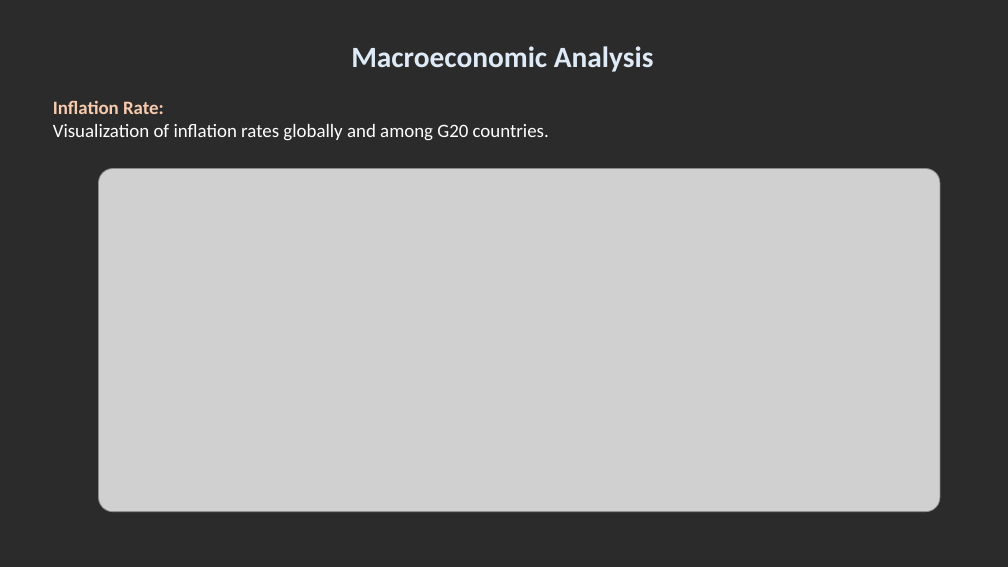
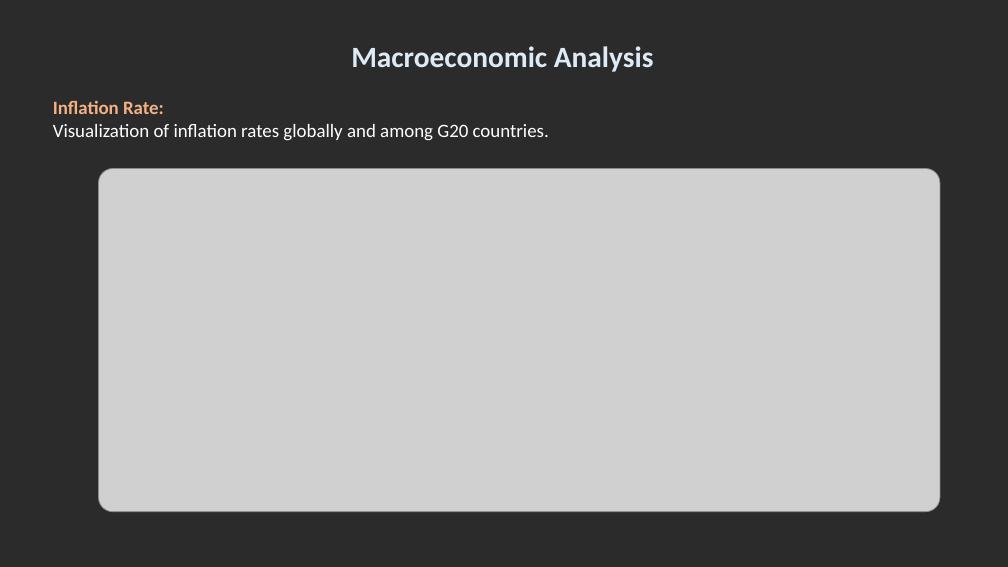
Before and after one commit to jash1112/Project_3, a slide deck: slide 6 of Presentation.pptx (slide 4 before the commit). Drawn at 1008x567 pixels with LibreOffice and Linux fonts; fonts in the diff are those of the drawing; grey boxes stand for pictures; background and template pictures are left out; a plain dark background stands for a picture behind light text. Boxes give left, top, right and bottom in pixels: in the first picture for what was removed or moved away, otherwise in the second. Text is boxed around its words. In the diff, an @@ line names an element or a change of style, - is before the commit and + after.

```diff
--- a/Presentation.pptx
+++ b/Presentation.pptx
@@ text at box(53, 100, 164, 114): text colour #F8CBAD to #F4B183 in "Inflation Rate:" @@
```
Also in this commit, not shown: 1 other slide changed, 7 slides added, 1 slide removed.
